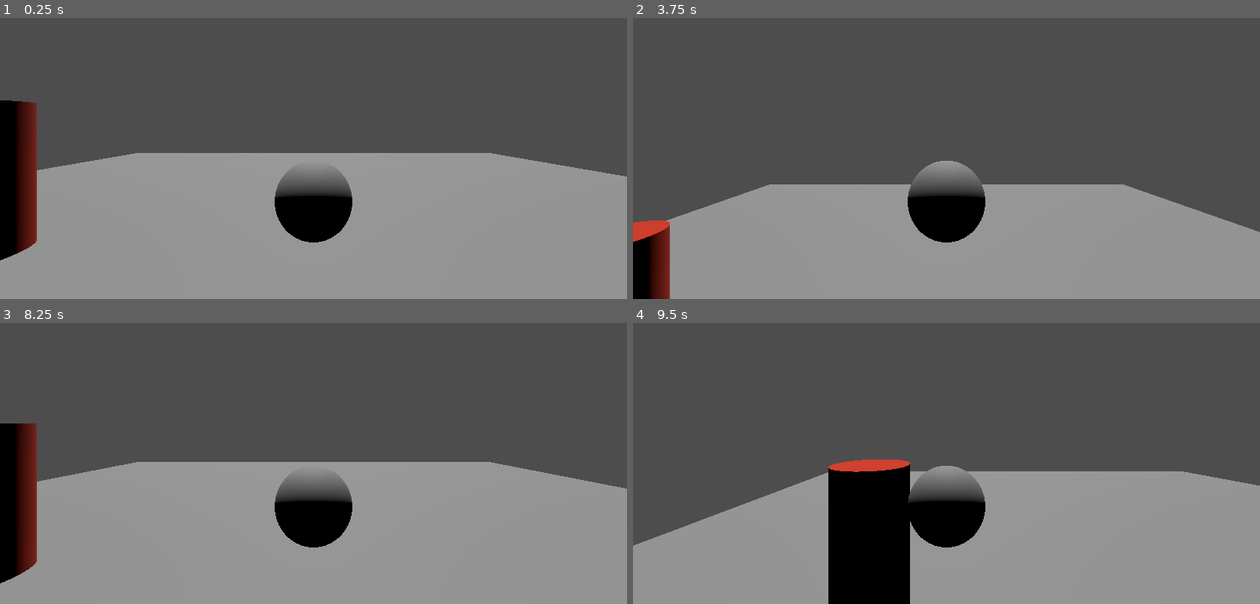
Above: before the commit, frames 1-4 (two rows, left to right).
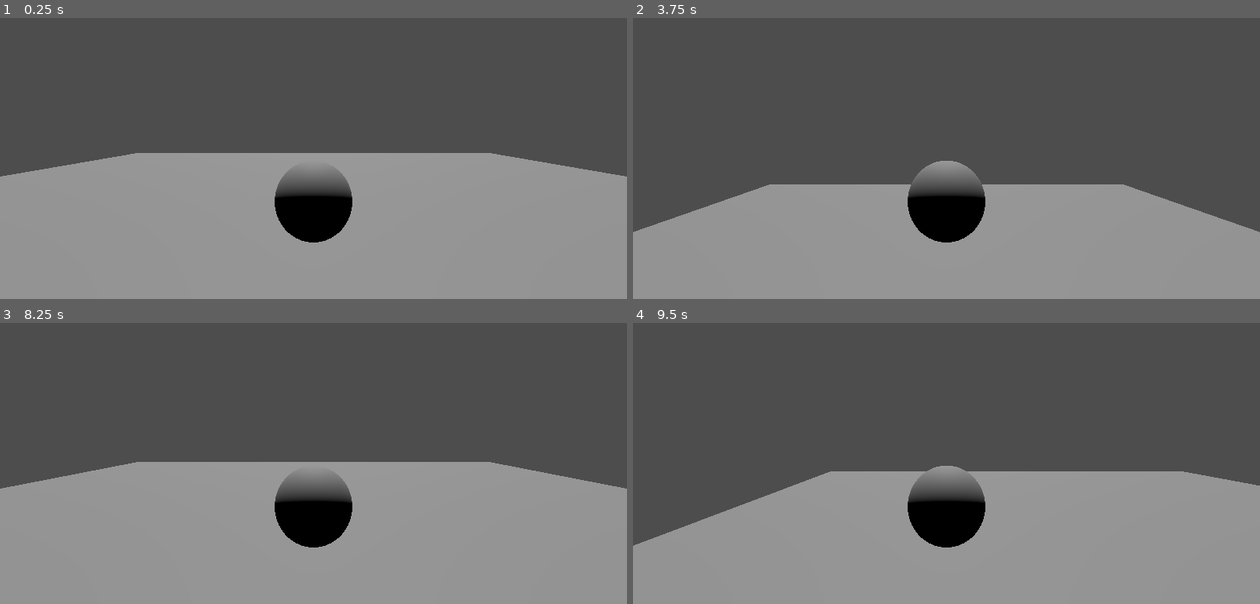
Above: after the commit, the same moments.

Repository: KantaiMishima/OSC_Hiroshima_2024_GameJam
Game: Godot game, scene res://node_3d.tscn
Same seed, same stepped clock (60 frames per second), same inputs: the game is played once before the commit and once after it.
Inputs:
- Up to frame 1 (0.25 s): no input
- Up to frame 2 (3.75 s): hold W (up) 0.53-2.03 s; tap Space (space) every 0.75 s from 0.6 to 3.6 s; tap Enter at 1.25 s; hold Left (left) 2.03-3.53 s; hold Backspace (back) from 3.53 s (still down)
- Up to frame 3 (8.25 s): tap Space (space) at 4.25, 4.35, 5.1, 5.85, 6.6, 7.35, 8.1 s; release Backspace (back) at 4.28 s; hold Right (right) 4.28-5.03 s; hold W (up) 5.03-5.78 s; tap Enter at 5.75 s; hold Right (right) 5.78-8.03 s; hold Backspace (back) from 8.03 s (still down)
- Up to frame 4 (9.5 s): tap Space (space) at 8.75, 8.85 s; release Backspace (back) at 8.78 s; hold Left (left) from 8.78 s (still down)

The runs differ from the first frame. In frame 1, 3.2% of the frame differs, in the area x 0-6%, y 29-87%; in frame 2, 1.6%; in frame 3, 3.2%; in frame 4, 6.6%, in the area x 31-45%, y 48-100%.

Commit message:
feat: チェックポイントの処理を追加

Diff:
--- /dev/null
+++ b/check_point.tscn
@@ -0,0 +1,23 @@
+[gd_scene load_steps=5 format=3 uid="uid://fekhje8usd1m"]
+
+[ext_resource type="Script" path="res://script/check.gd" id="1_rouvn"]
+
+[sub_resource type="BoxShape3D" id="BoxShape3D_oi52c"]
+
+[sub_resource type="StandardMaterial3D" id="StandardMaterial3D_4y375"]
+albedo_color = Color(0.8, 0.807843, 0.337255, 1)
+
+[sub_resource type="CylinderMesh" id="CylinderMesh_wudl6"]
+
+[node name="CheckPoint" type="Area3D"]
+transform = Transform3D(1, 0, 0, 0, 1, 0, 0, 0, 1, -4.392, 1, 4.86357)
+script = ExtResource("1_rouvn")
+
+[node name="CollisionShape3D" type="CollisionShape3D" parent="."]
+shape = SubResource("BoxShape3D_oi52c")
+
+[node name="MeshInstance3D" type="MeshInstance3D" parent="."]
+material_override = SubResource("StandardMaterial3D_4y375")
+mesh = SubResource("CylinderMesh_wudl6")
+
+[connection signal="body_entered" from="." to="." method="onEntered"]
--- a/node_3d.tscn
+++ b/node_3d.tscn
@@ -1,11 +1,12 @@
 [gd_scene load_steps=14 format=3 uid="uid://c73neq2g3qem8"]
 
-[ext_resource type="Script" path="res://player.gd" id="1_cn8jc"]
-[ext_resource type="Script" path="res://clear.gd" id="1_g68qo"]
-[ext_resource type="Script" path="res://dead_line.gd" id="2_fsdgy"]
-[ext_resource type="Script" path="res://game_over.gd" id="2_h7463"]
-[ext_resource type="Script" path="res://goal.gd" id="5_nyv8e"]
-[ext_resource type="Script" path="res://player_history.gd" id="6_dtxcs"]
+[ext_resource type="Script" path="res://script/player.gd" id="1_cn8jc"]
+[ext_resource type="Script" path="res://script/clear.gd" id="1_g68qo"]
+[ext_resource type="Script" path="res://script/dead_line.gd" id="2_fsdgy"]
+[ext_resource type="Script" path="res://script/game_over.gd" id="2_h7463"]
+[ext_resource type="Script" path="res://script/goal.gd" id="5_nyv8e"]
+[ext_resource type="Script" path="res://script/player_history.gd" id="6_dtxcs"]
+[ext_resource type="PackedScene" uid="uid://fekhje8usd1m" path="res://check_point.tscn" id="6_rbfgr"]
 
 [sub_resource type="SphereMesh" id="SphereMesh_yyavj"]
 
@@ -19,9 +20,6 @@
 albedo_color = Color(0.784314, 0.196078, 0.105882, 1)
 
 [sub_resource type="CylinderMesh" id="CylinderMesh_wudl6"]
-
-[sub_resource type="StandardMaterial3D" id="StandardMaterial3D_4y375"]
-albedo_color = Color(0.8, 0.807843, 0.337255, 1)
 
 [node name="Node3D" type="Node3D"]
 
@@ -175,20 +173,11 @@
 theme_override_font_sizes/normal_font_size = 160
 text = "Clear"
 
-[node name="CheckPoint" type="Area3D" parent="."]
-transform = Transform3D(1, 0, 0, 0, 1, 0, 0, 0, 1, -4.392, 1, 4.86357)
-script = ExtResource("5_nyv8e")
-
-[node name="CollisionShape3D" type="CollisionShape3D" parent="CheckPoint"]
-shape = SubResource("BoxShape3D_oi52c")
-
-[node name="MeshInstance3D" type="MeshInstance3D" parent="CheckPoint"]
-material_override = SubResource("StandardMaterial3D_4y375")
-mesh = SubResource("CylinderMesh_wudl6")
+[node name="CheckPoint" parent="." instance=ExtResource("6_rbfgr")]
 
 [node name="PlayerHistory" type="Node" parent="." node_paths=PackedStringArray("checkPoints")]
 script = ExtResource("6_dtxcs")
-checkPoints = [NodePath("../Node3D")]
+checkPoints = [NodePath("../Node3D"), NodePath("../CheckPoint"), NodePath("../Goal")]
 
 [node name="Node3D" type="Node3D" parent="."]
 transform = Transform3D(1, 0, 0, 0, 1, 0, 0, 0, 1, 0, 1, 0)
@@ -196,4 +185,3 @@
 [connection signal="body_shape_entered" from="Player" to="Player" method="onEntered1"]
 [connection signal="body_entered" from="DeadLine" to="DeadLine" method="onEntered"]
 [connection signal="body_entered" from="Goal" to="Goal" method="onEntered"]
-[connection signal="body_entered" from="CheckPoint" to="CheckPoint" method="onEntered"]
--- /dev/null
+++ b/script/check.gd
@@ -0,0 +1,13 @@
+extends Area3D
+
+# Called when the node enters the scene tree for the first time.
+func _ready() -> void:
+	pass # Replace with function body.
+
+# Called every frame. 'delta' is the elapsed time since the previous frame.
+func _process(delta: float) -> void:
+	pass
+
+func onEntered(node3d: Node3D):
+	if(self.visible):
+		$"../PlayerHistory".check()
--- a/goal.gd
+++ b/script/goal.gd
@@ -2,6 +2,7 @@
 
 # Called when the node enters the scene tree for the first time.
 func _ready() -> void:
+	self.hide()
 	pass # Replace with function body.
 
 # Called every frame. 'delta' is the elapsed time since the previous frame.
@@ -9,5 +10,5 @@
 	pass
 
 func onEntered(node3d: Node3D):
-	$"../Clear".handleClear()
-	pass
+	if(self.visible):
+		$"../Clear".handleClear()
--- a/player_history.gd
+++ b/script/player_history.gd
@@ -9,6 +9,8 @@
 func _ready() -> void:
 	lastCheckedPointIndex = 0
 	jumpTimes = initialJumpTimes
+	checkPoints[1].show()
+
 	pass # Replace with function body.
 
 # Called every frame. 'delta' is the elapsed time since the previous frame.
@@ -20,3 +22,8 @@
 func jumpBack():
 	$"../Player".jumpBack(checkPoints[lastCheckedPointIndex].position)
 	jumpTimes -= 1
+
+func check():
+	lastCheckedPointIndex += 1
+	checkPoints[lastCheckedPointIndex].hide()
+	checkPoints[lastCheckedPointIndex + 1].show()
Renamed: clear.gd -> script/clear.gd
Renamed: dead_line.gd -> script/dead_line.gd
Renamed: game_over.gd -> script/game_over.gd
Renamed: player.gd -> script/player.gd
